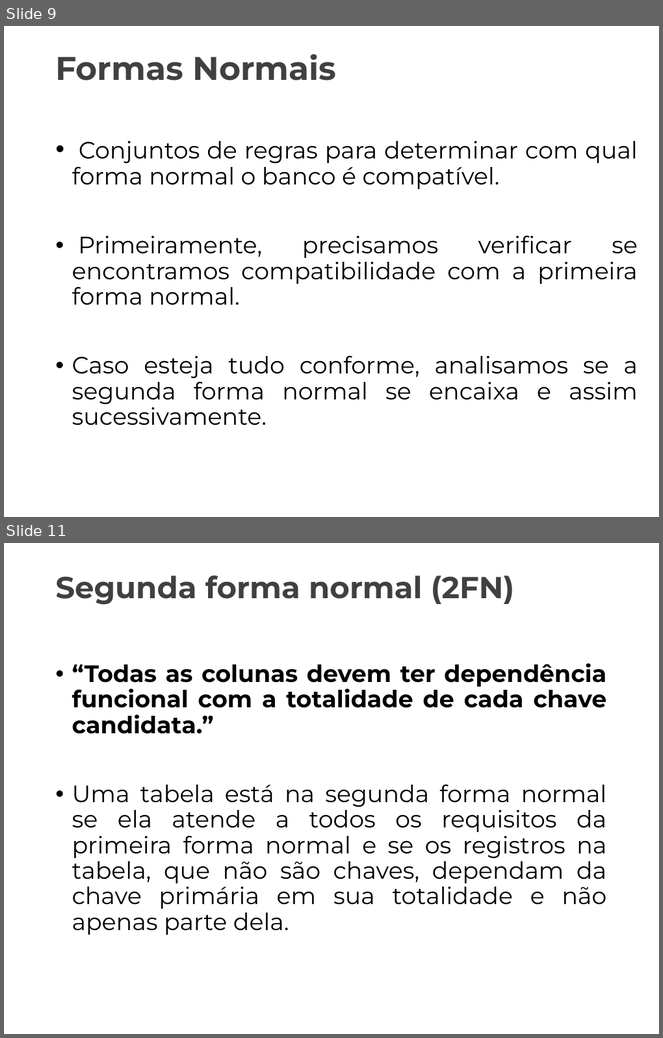
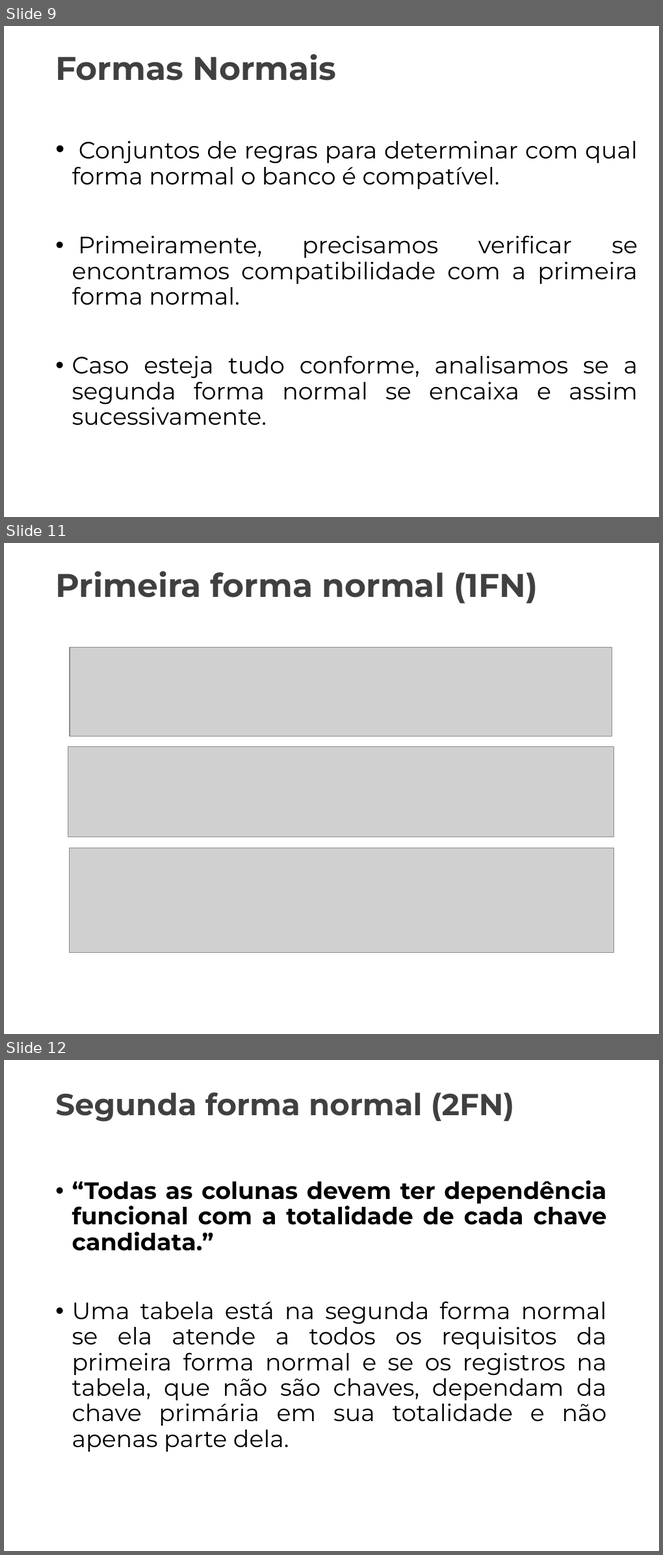
Before and after one commit to Marcaum04/Normalizacao-G2M, a slide deck: Projeto_Normalização/Apresentação_Final/AulaInvertida_Normalizacao.pptx. Shown one above the other, each under a label of ours: slides 9 and 11 before the commit, slides 9, 11 and 12 after it; the slides between them are not shown. The pictures are 663x1038 and 663x1555 pixels, drawn with LibreOffice and Linux fonts; fonts in the diff are those of the drawing; grey boxes stand for pictures; background and template pictures are left out. Boxes give left, top, right and bottom in pixels: in the first picture for what was removed or moved away, otherwise in the second. Text is boxed around its words. In the diff, an @@ line names an element or a change of style, - is before the commit and + after.

```diff
--- a/Projeto_Normalização/Apresentação_Final/AulaInvertida_Normalizacao.pptx
+++ b/Projeto_Normalização/Apresentação_Final/AulaInvertida_Normalizacao.pptx
@@ slide 11 added at (4,543,659,1034), background picture (left out) @@
@@ text added at (55,571,538,603), 36 pt, text #404040, bold @@
+Primeira forma normal (1FN)
@@ picture added at (70,648,612,737) @@
@@ picture added at (68,746,614,837) @@
@@ picture added at (70,849,614,953) @@
@@ what was slide 11 is now slide 12 @@
```
Also in this commit, not shown: 7 slides changed, 5 other slides added, 1 other file.
